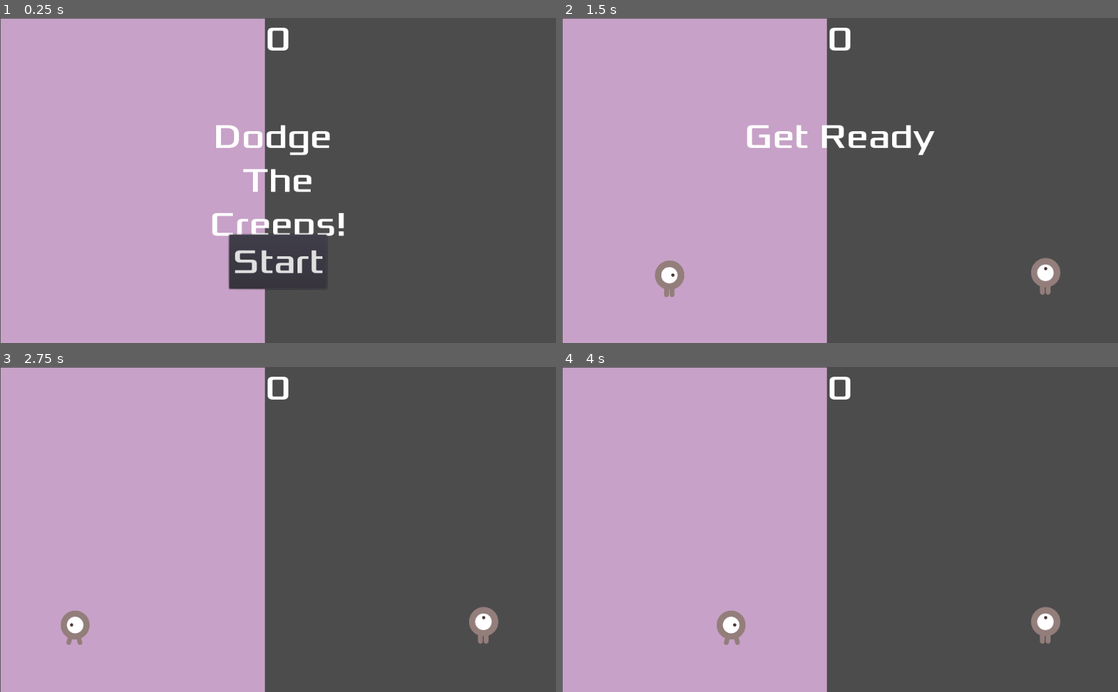
Above: before the commit, frames 1-4 (two rows, left to right).
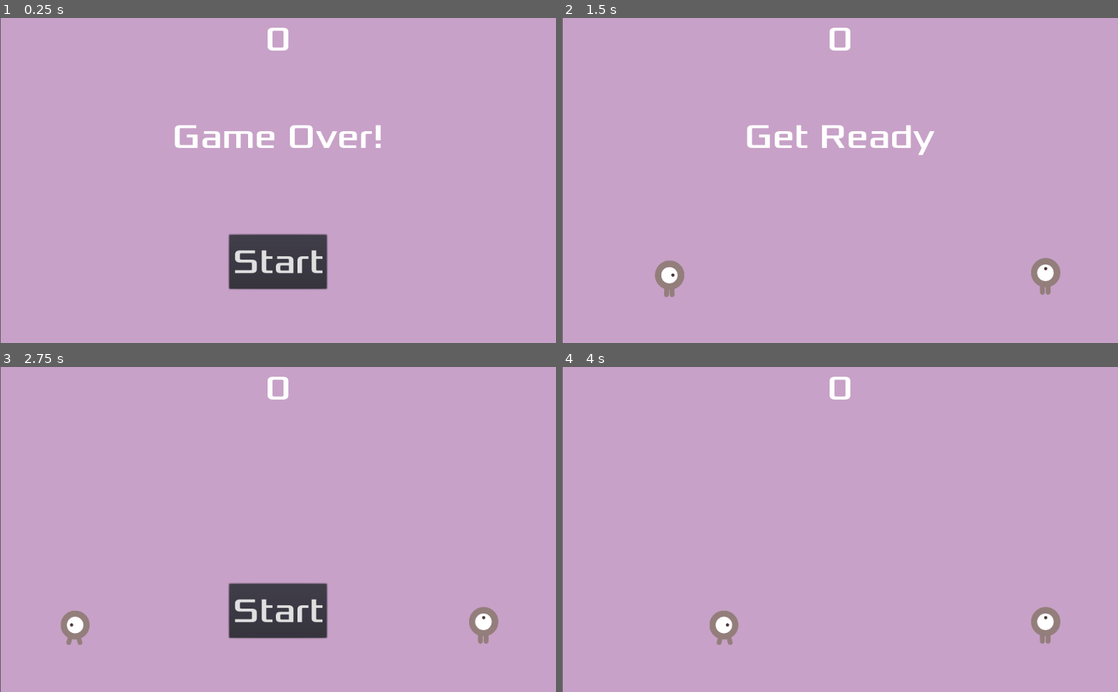
Above: after the commit, the same moments.

Repository: VetoPlayer/GenePair
Game: Godot game, scene res://Main.tscn
Same seed, same stepped clock (60 frames per second), same inputs: the game is played once before the commit and once after it.
Inputs (mouse positions are in pixels of both pictures, inside the frame that each line leads up to):
- Up to frame 1 (0.25 s): no input
- Up to frame 2 (1.5 s): click "Start" at 0.5 s; tap Enter at 1.25 s; hold D (first_right) from 1.28 s (still down)
- Up to frame 3 (2.75 s): release D (first_right) at 2.03 s; hold A (first_left) from 2.03 s (still down)
- Up to frame 4 (4 s): release A (first_left) at 2.75 s; click (840, 610) at 2.75 s, where only the run after the commit has a clickable "Start"; tap Space at 3.5 s; hold D (first_right) from 3.53 s (still down)

The runs differ from the first frame. In frame 1, 51% of the frame differs, in the area x 0-100%, y 0-100%; in frame 2, 51%; in frame 3, 52%; in frame 4, 52%.

Commit message:
[Adding player collision]

Diff:
--- a/Main.gd
+++ b/Main.gd
@@ -13,8 +13,10 @@
 #	pass
 
 
-func _on_Player_hit():
+func _on_Player_hit(is_first_player, damage):
 	## When the player is hit, the game is over
+	print("I see the player being hit")
+	print(damage)
 	$ScoreTimer.stop()
 	$MobTimer.stop()
 	$HUD.show_game_over()
--- a/Main.tscn
+++ b/Main.tscn
@@ -23,10 +23,10 @@
 stream = ExtResource( 4 )
 
 [node name="ColorRect" type="ColorRect" parent="."]
-margin_left = 1.16638
-margin_top = 1.16635
-margin_right = 488.166
-margin_bottom = 729.166
+margin_left = 1.0
+margin_top = -7.0
+margin_right = 1031.0
+margin_bottom = 603.0
 color = Color( 0.784314, 0.635294, 0.784314, 1 )
 
 [node name="ScoreTimer" type="Timer" parent="."]
--- a/Player.gd
+++ b/Player.gd
@@ -1,7 +1,7 @@
 extends Area2D
 
-signal hit
-
+var first_player = false
+signal hit(is_first_player, damage)
 export var speed = 400 # pixel/sec - How fast the player will move.
 var screen_size # Size of the game window
 ## Hack for double controls
@@ -56,8 +56,14 @@
 	## When the game starts, move the player in the given position and reveal it.
 	position = pos
 	if is_first_player:
+		first_player = true
 		left = "first_left"
 		right = "first_right"
 		up = "first_up"
 	show()
 	$CollisionShape2D.disabled = false
+
+func _on_Player_area_entered(area):
+	print("I have been hit, emitting signal")
+	## TODO: You should asks to the area2D just entered how much the damage is.
+	emit_signal("hit", first_player, 10)
--- a/Player.tscn
+++ b/Player.tscn
@@ -36,4 +36,5 @@
 
 [node name="CollisionShape2D" type="CollisionShape2D" parent="."]
 shape = SubResource( 2 )
+[connection signal="area_entered" from="." to="." method="_on_Player_area_entered"]
 [connection signal="body_entered" from="." to="." method="_on_Player_body_entered"]
